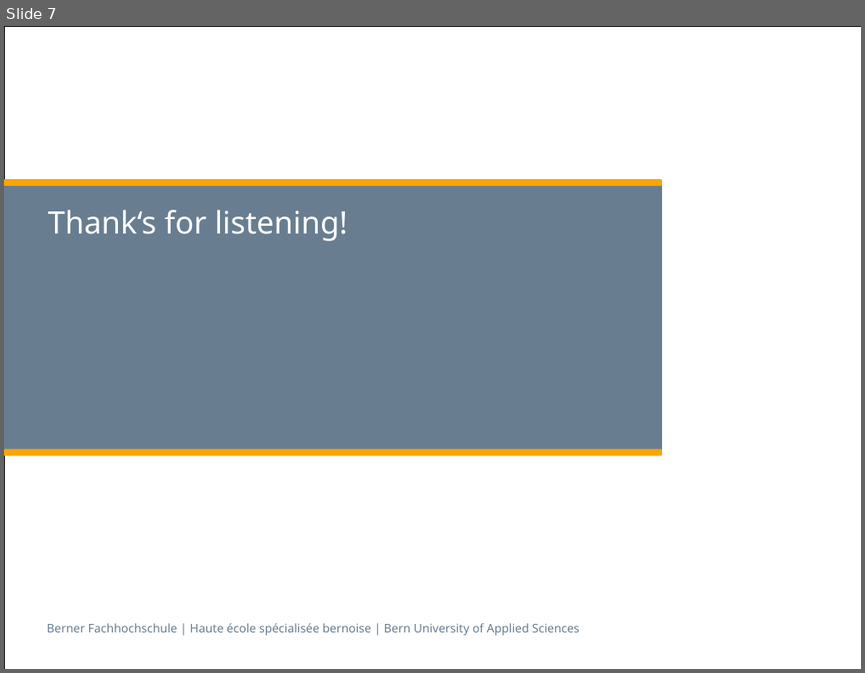
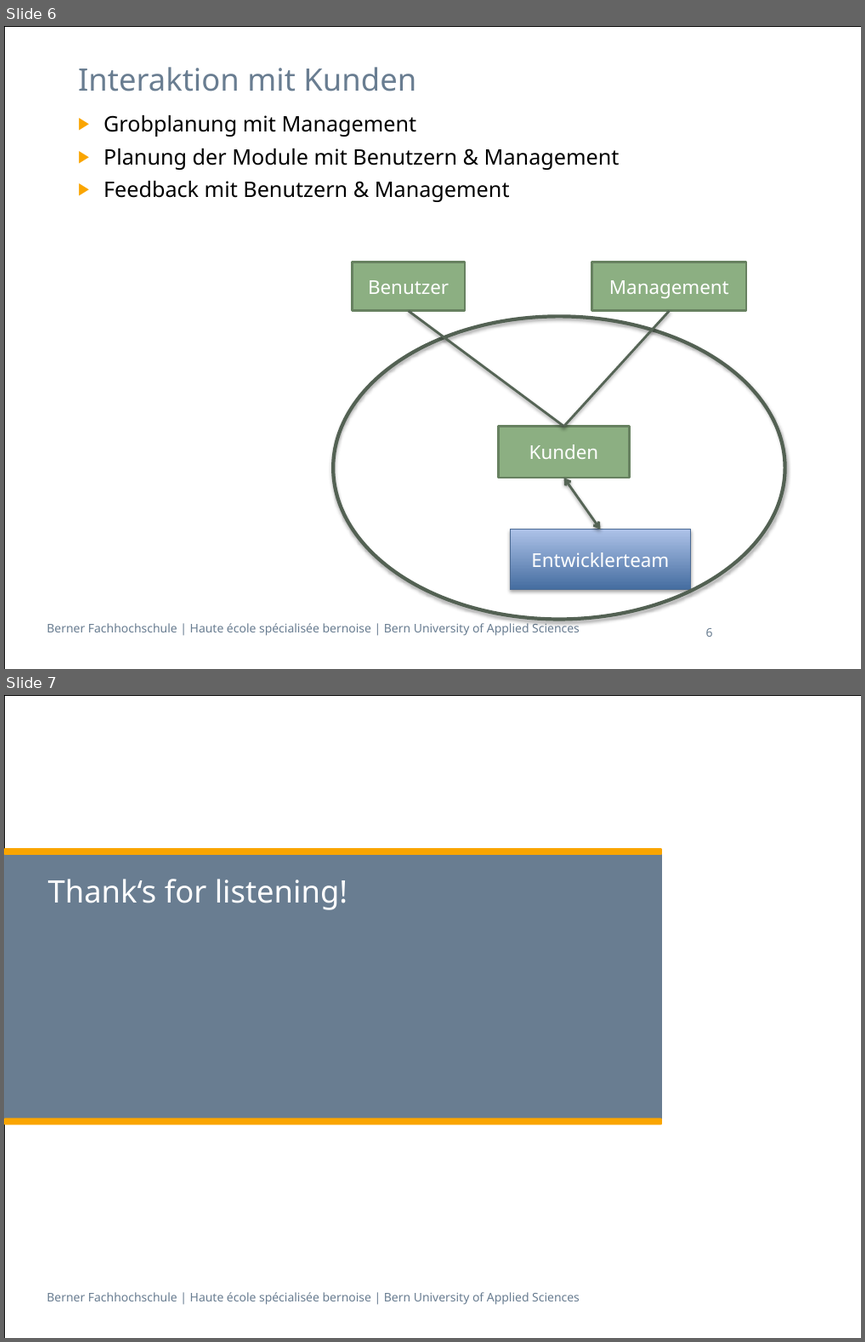
Before and after one commit to zyssm4/ch.bfh.btx8081.w2015.red, a slide deck: doc/Task02/Task02.pptx. Shown one above the other, each under a label of ours: slide 7 before the commit, slides 6 and 7 after it. The pictures are 865x673 and 865x1342 pixels, drawn with LibreOffice and Linux fonts; fonts in the diff are those of the drawing. Boxes give left, top, right and bottom in pixels: in the first picture for what was removed or moved away, otherwise in the second. Text is boxed around its words. In the diff, an @@ line names an element or a change of style, - is before the commit and + after.

```diff
--- a/doc/Task02/Task02.pptx
+++ b/doc/Task02/Task02.pptx
@@ slide 6 added at [4,26,861,669], background #FFFFFF; not listed: 2 template elements that a slide beside it also shows @@
@@ title added at [78,67,416,91], 26 pt, text #697D91 @@
+Interaktion mit Kunden
@@ text added at [103,115,619,202], 18 pt, text #000000 @@
+▶ Grobplanung mit Management
+▶ Planung der Module mit Benutzern & Management
+▶ Feedback mit Benutzern & Management
@@ rectangle added at [352,262,465,312], fill #8CAF82, outline #688160 2 pt, 16 pt, text #FFFFFF @@
+Benutzer
@@ rectangle added at [591,262,746,312], fill #8CAF82, outline #688160 2 pt, 16 pt, text #FFFFFF @@
+Management
@@ ellipse added at [333,317,784,619], outline #536253 3 pt @@
@@ line added from (409, 311) to (563, 426), #556455 2 pt @@
@@ line added from (669, 311) to (563, 426), #556455 2 pt @@
@@ rectangle added at [499,426,630,477], fill #8CAF82, outline #688160 2 pt, 16 pt, text #FFFFFF @@
+Kunden
@@ double arrow added from (563, 477) to (601, 529), #556455 2 pt @@
@@ rectangle added at [511,529,691,589], fill gradient #466CA1 to #ADC2E8, outline #4D6B94 0.75 pt, 16 pt, text #FFFFFF @@
+Entwicklerteam
@@ page number added at [706,628,713,636], 10 pt, text #697D91 @@
+6
```
Also in this commit, not shown: 1 slide changed, 2 other slides added, 3 slides removed, 1 other file.
